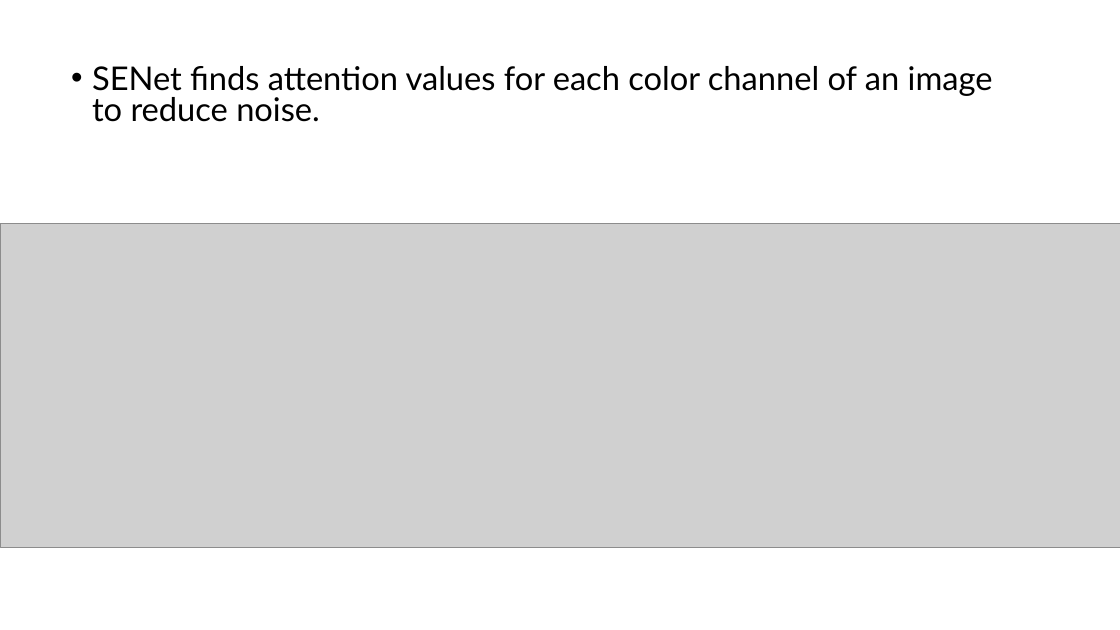
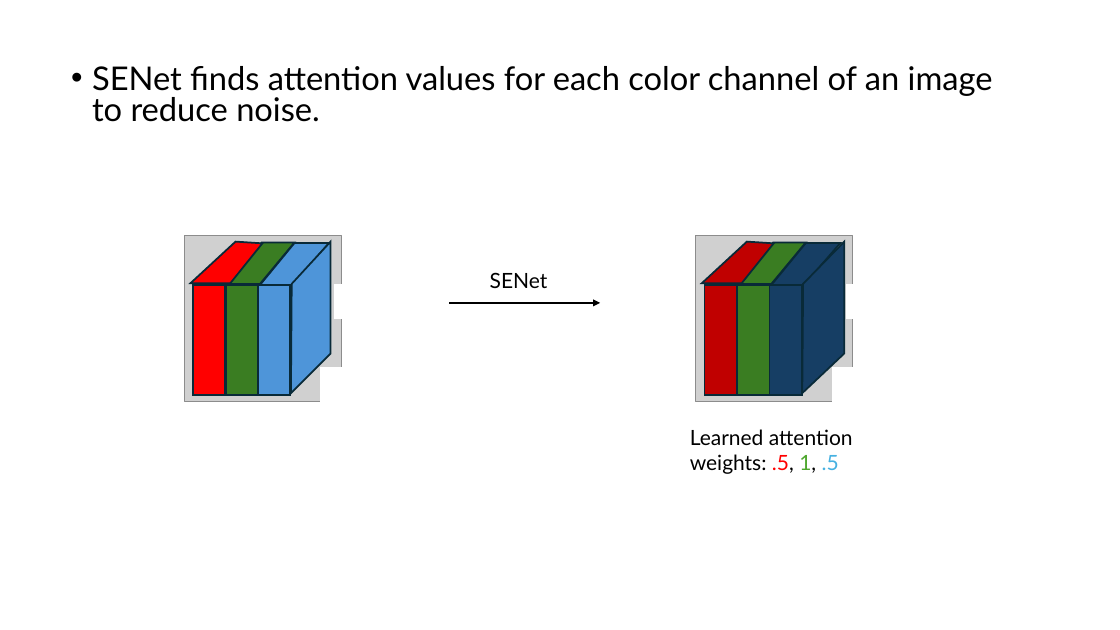
Before and after one commit to DsMouChao/DSCPproject, a slide deck: slide 5 of presentation.pptx. Drawn at 1120x630 pixels with LibreOffice and Linux fonts; fonts in the diff are those of the drawing; grey boxes stand for pictures. Boxes give left, top, right and bottom in pixels: in the first picture for what was removed or moved away, otherwise in the second. Text is boxed around its words. In the diff, an @@ line names an element or a change of style, - is before the commit and + after.

```diff
--- a/presentation.pptx
+++ b/presentation.pptx
@@ picture: place and size @@
-picture at [0, 223, 1120, 548]
+picture at [185, 235, 342, 401]
@@ picture added at [696, 235, 853, 401] @@
@@ freeform shape added at [191, 242, 263, 283], fill #FF0000, outline #092A39 1.5 pt @@
@@ line added from (229, 283) to (263, 245), #000000 1.5 pt @@
@@ freeform shape added at [229, 243, 295, 284], fill #3B7D23, outline #092A39 1.5 pt @@
@@ line added from (260, 283) to (295, 245), #000000 1.5 pt @@
@@ freeform shape added at [260, 243, 329, 285], fill #4E95D9, outline #092A39 1.5 pt @@
@@ freeform shape added at [291, 242, 330, 393], fill #4E95D9, outline #092A39 1.5 pt @@
@@ freeform shape added at [702, 242, 775, 283], fill #C00000, outline #092A39 1.5 pt @@
@@ line added from (740, 283) to (775, 245), #000000 1.5 pt @@
@@ freeform shape added at [740, 243, 806, 284], fill #3B7D23, outline #092A39 1.5 pt @@
@@ freeform shape added at [771, 243, 840, 285], fill #163E64, outline #092A39 1.5 pt @@
@@ line added from (772, 283) to (806, 245), #000000 1.5 pt @@
@@ freeform shape added at [802, 242, 844, 393], fill #163E64, outline #092A39 1.5 pt @@
@@ rectangle added at [193, 285, 225, 395], fill #FF0000, outline #092A39 1.5 pt @@
@@ rectangle added at [226, 286, 258, 396], fill #3B7D23, outline #092A39 1.5 pt @@
@@ rectangle added at [258, 286, 290, 396], fill #4E95D9, outline #092A39 1.5 pt @@
@@ rectangle added at [335, 285, 355, 318], fill #FFFFFF, outline #FFFFFF 1.5 pt @@
@@ text added at [490, 272, 548, 288], 18 pt, text #000000 @@
+SENet
@@ rectangle added at [705, 285, 737, 395], fill #C00000, outline #092A39 1.5 pt @@
@@ rectangle added at [738, 286, 770, 396], fill #3B7D23, outline #092A39 1.5 pt @@
@@ rectangle added at [770, 286, 802, 396], fill #163E64, outline #092A39 1.5 pt @@
@@ rectangle added at [847, 285, 867, 318], fill #FFFFFF, outline #FFFFFF 1.5 pt @@
@@ arrow added from (450, 303) to (600, 303), #000000 1.5 pt @@
@@ rectangle added at [321, 368, 341, 401], fill #FFFFFF, outline #FFFFFF 1.5 pt @@
@@ rectangle added at [833, 368, 853, 401], fill #FFFFFF, outline #FFFFFF 1.5 pt @@
@@ text added at [690, 429, 853, 474], 18 pt, text #000000 @@
+Learned attention weights: .5, 1, .5
```
Also in this commit, not shown: 3 other slides changed, 5 slides added, 3 slides removed.
